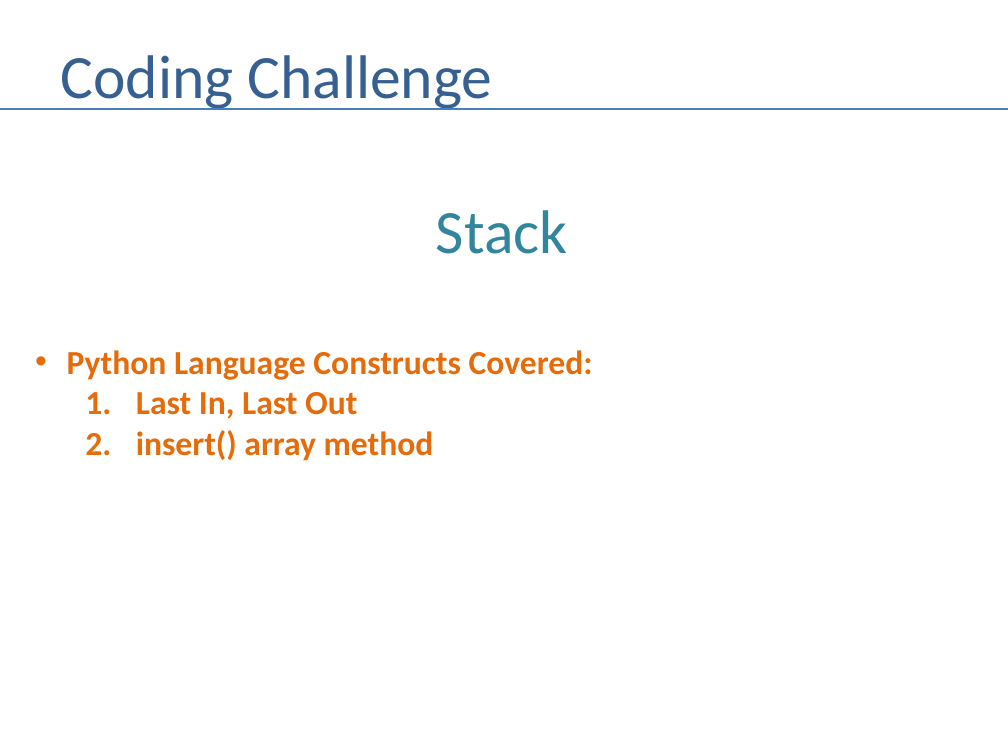
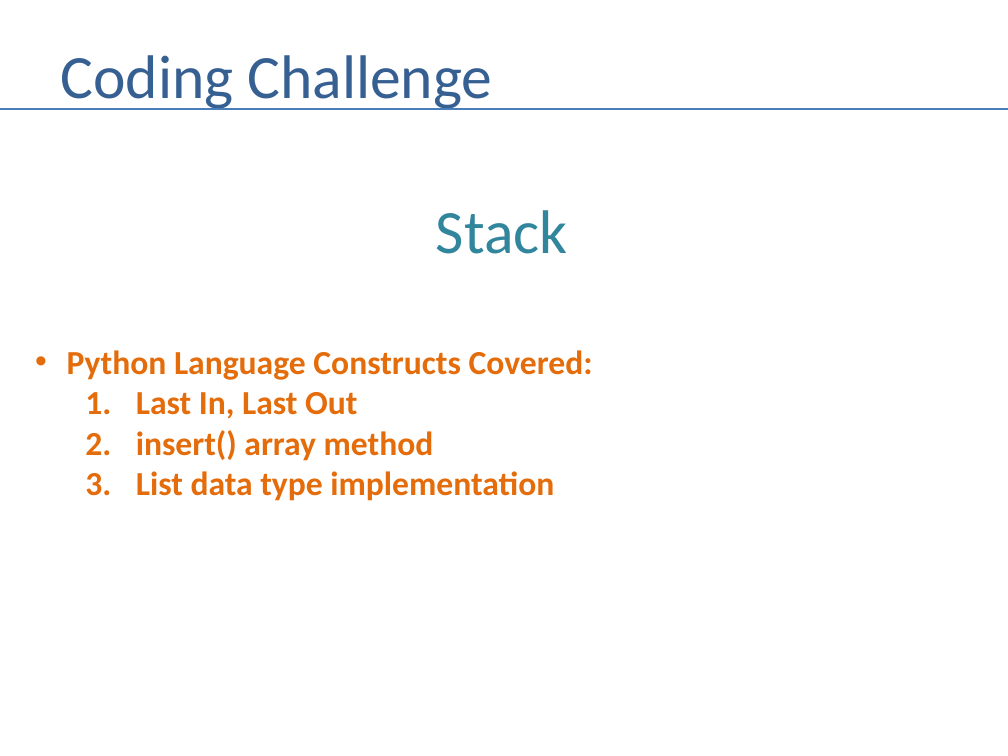
Before and after one commit to andrewferlitsch/Portland-Data-Science-Group, a slide deck: slide 21 of Presentations/Whiteboarding.pptx. Drawn at 1008x756 pixels with LibreOffice and Linux fonts; fonts in the diff are those of the drawing. Boxes give left, top, right and bottom in pixels: in the first picture for what was removed or moved away, otherwise in the second. Text is boxed around its words. In the diff, an @@ line names an element or a change of style, - is before the commit and + after.

```diff
--- a/Presentations/Whiteboarding.pptx
+++ b/Presentations/Whiteboarding.pptx
@@ text at [136,471,554,501]: paragraph added @@
+  3. List data type implementation
```
Also in this commit, not shown: 10 other slides changed, 6 slides added, 1 slide removed, 4 other files.
